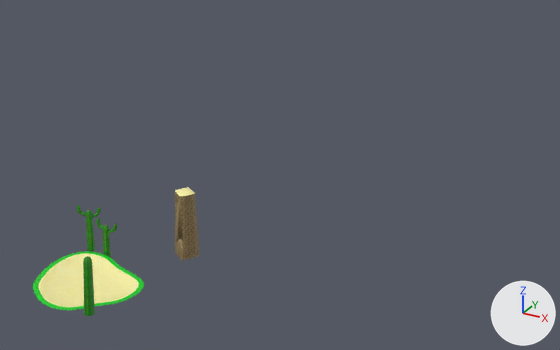
The Blender file Blender Models/SandGlide/SandGlideNEW.blend, before and after one commit.
One viewpoint serves both versions: a 50 mm lens placed at (51.1, -74.1, 43.6), pointed at (-8.3, 33.7, -10.3). Lighting does not change. The marker at lower right points along +X, +Y and +Z.

The older version as bpy lines, for what is in view:
```python
me_meshid5_name_006 = bpy.data.meshes.new('meshId5_name.006')
me_meshid5_name_006.from_pydata(...)  # 66 vertices, 64 faces; spans x 3.08..4.1, y -27.14..-25.62, z 0.49..6.62
me_meshid5_name_006.materials.append(mat_cactusa_png)  # picture img_cactusa_png
me_plane_003 = bpy.data.meshes.new('Plane.003')
me_plane_003.from_pydata(...)  # 148 vertices, 111 faces; spans x -2.0..10.62, y -15.9..-3.31, z 0.25..1.65
me_plane_003.polygons.foreach_set('use_smooth', [True] * 111)
me_plane_003.materials.append(mat_grasspattern1_png)  # picture img_grasspattern1_png
me_plane_006 = bpy.data.meshes.new('Plane.006')
me_plane_006.from_pydata(...)  # 234 vertices, 195 faces; spans x -7.1..4.7, y -27.3..-8.8, z -0.7..7.0
me_plane_006.materials.append(mat_grasspattern2_png_001)  # picture img_grasspattern2_png_001
ob_mesh_5_006 = bpy.data.objects.new('mesh-5.006', me_meshid5_name_006)
ob_mesh_5_006.location = (0.0, 0.0, 0.0)
ob_plane_002 = bpy.data.objects.new('Plane.002', me_plane_003)
ob_plane_002.location = (-5.7, -12.0, -0.9)
ob_plane_005 = bpy.data.objects.new('Plane.005', me_plane_006)
ob_plane_005.location = (0.0, 0.0, 0.0)
# also in view: 'Plane.004' at (3.5, -10.0, 2.9); 'mesh-5' at (-6.8, -14.5, 2.0)
```
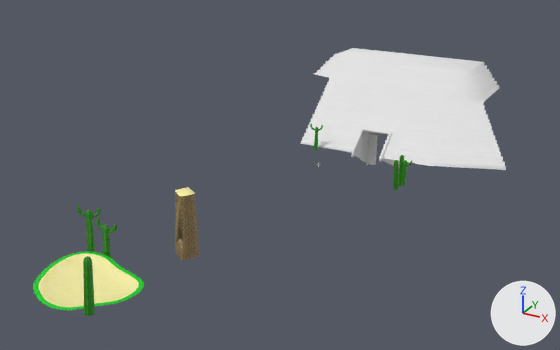
The change, as a list of edits to the scene's bpy script:
```text
Add mat_material_002:
    mat_material_002 = diffuse_material('Material.002')
    mat_material_002.base_color = (0.8, 0.8, 0.8)  # white #e7e7e7
Add mat_material:
    mat_material = diffuse_material('Material')
    mat_material.base_color = (0.8, 0.8, 0.8)  # white #e7e7e7
Add mat_material_001:
    mat_material_001 = diffuse_material('Material.001')
    mat_material_001.base_color = (0.8, 0.8, 0.8)  # white #e7e7e7
Add me_plane_004:
    me_plane_004.from_pydata(...)  # 896 vertices, 1017 faces; spans x -20.6..28.8, y 24.8..61.6, z -21.2..4.2
    # faces by material slot: [374, 117, 526]
    me_plane_004.materials.append(mat_material_002)  # its picture is missing
    me_plane_004.materials.append(mat_material)  # white #e7e7e7
    me_plane_004.materials.append(mat_material_001)  # its picture is missing
Add me_meshid5_name_002:
    me_meshid5_name_002.from_pydata(...)  # 323 vertices, 328 faces; spans x -17.43..-15.0, y 63.31..64.96, z -17.51..-11.94
    me_meshid5_name_002.materials.append(mat_cactusa_png_001)  # picture img_cactusa_png_001
Add me_meshid5_name_003:
    me_meshid5_name_003.from_pydata(...)  # 323 vertices, 328 faces; spans x 5.84..8.47, y 53.82..55.23, z -17.0..-11.42
    me_meshid5_name_003.materials.append(mat_cactusa_png_001)  # picture img_cactusa_png_001
Add me_meshid5_name_004:
    me_meshid5_name_004.from_pydata(...)  # 66 vertices, 64 faces; spans x 5.36..6.44, y 55.6..56.62, z -17.85..-11.72
    me_meshid5_name_004.materials.append(mat_cactusa_png)  # picture img_cactusa_png
Add me_meshid5_name_005:
    me_meshid5_name_005.from_pydata(...)  # 66 vertices, 64 faces; spans x 5.03..6.02, y 53.58..55.04, z -18.2..-12.06
    me_meshid5_name_005.materials.append(mat_cactusa_png)  # picture img_cactusa_png
Add ob_pryamid_001:
    ob_pryamid_001 = bpy.data.objects.new('PRYAMID.001', me_plane_004)
    ob_pryamid_001.location = (-6.7, 39.6, -7.2)
Add ob_mesh_5_002:
    ob_mesh_5_002 = bpy.data.objects.new('mesh-5.002', me_meshid5_name_002)
    ob_mesh_5_002.location = (0.0, 0.0, 0.0)
Add ob_mesh_5_003:
    ob_mesh_5_003 = bpy.data.objects.new('mesh-5.003', me_meshid5_name_003)
    ob_mesh_5_003.location = (0.0, 0.0, 0.0)
Add ob_mesh_5_004:
    ob_mesh_5_004 = bpy.data.objects.new('mesh-5.004', me_meshid5_name_004)
    ob_mesh_5_004.location = (0.0, 0.0, 0.0)
Add ob_mesh_5_005:
    ob_mesh_5_005 = bpy.data.objects.new('mesh-5.005', me_meshid5_name_005)
    ob_mesh_5_005.location = (0.0, 0.0, 0.0)
```

Changed parts and their boxes (x1, y1, x2, y2) in the pictures (560 x 350 px):
'PRYAMID.001', added
    after: (301, 48, 506, 170)
    faces in mat_material_002 (its picture is missing): (301, 48, 506, 170)
    faces in mat_material (white #e7e7e7): (354, 131, 399, 166)
    faces in mat_material_001 (its picture is missing): (351, 129, 392, 162)
'mesh-5.003', added
    after: (400, 155, 412, 186)
'mesh-5.002', added
    after: (310, 124, 323, 150)
'mesh-5.004', added
    after: (399, 155, 404, 185)
